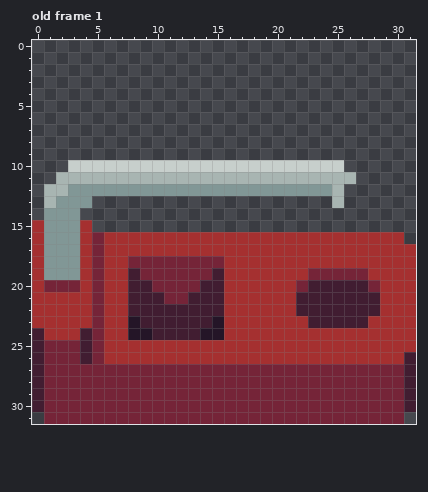
Edited in one commit: pixel-art file (Assets/Sprites/AsepriteRaw/MetalPour.aseprite). That is the earlier state.
32x32 pixels, 5 frames. Shown: old frame 1. The commit also changed other frames, which this record leaves out.
After the commit:
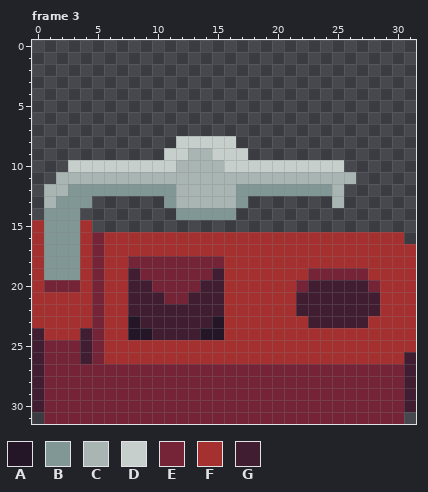
Palette (. is transparent): A #241527  B #819796  C #a8b5b2  D #c7cfcc  E #752438  F #a53030  G #411d31
A new or re-ordered frame is compared with the old frame closest to it.
Change:
frames 5 -> 7
--- frame 3 is new; against old frame 1
@@ x 9..19 @@
  7 ...........
- 8 ...........
- 9 ...........
-10 DDDDDDDDDDD
+ 8 ...DDDDD...
+ 9 ..DDCCDDD..
+10 DDDCCCCDDDD
 11 CCCCCCCCCCC
-12 BBBBBBBBBBB
-13 ...........
-14 ...........
+12 BBBCCCCCBBB
+13 ..BCCCCCB..
+14 ...BBBBB...
 15 ...........
Boxes around the changes in both pictures, in picture pixels (x1, y1, x2, y2):
changed: (164, 136, 248, 220)
